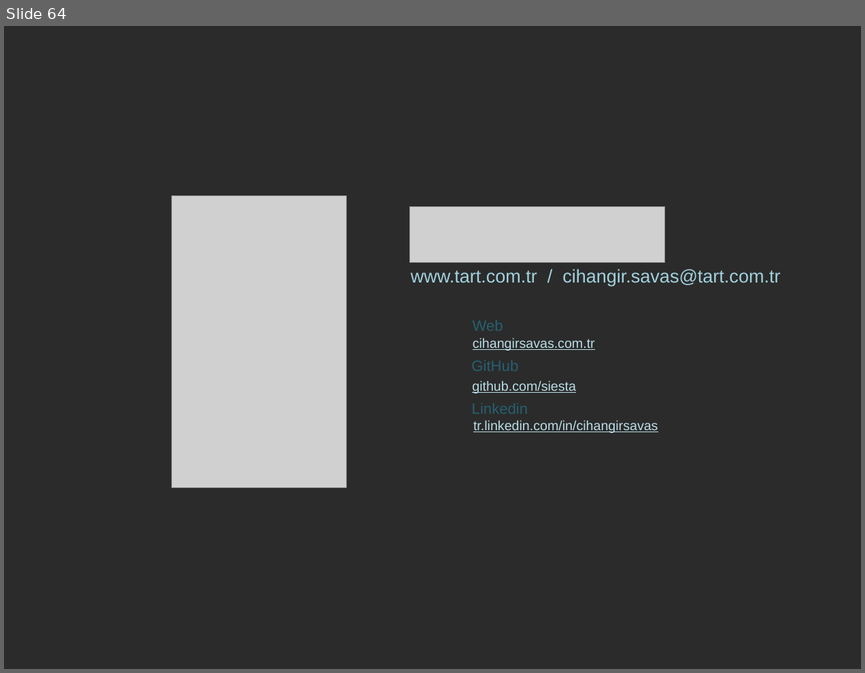
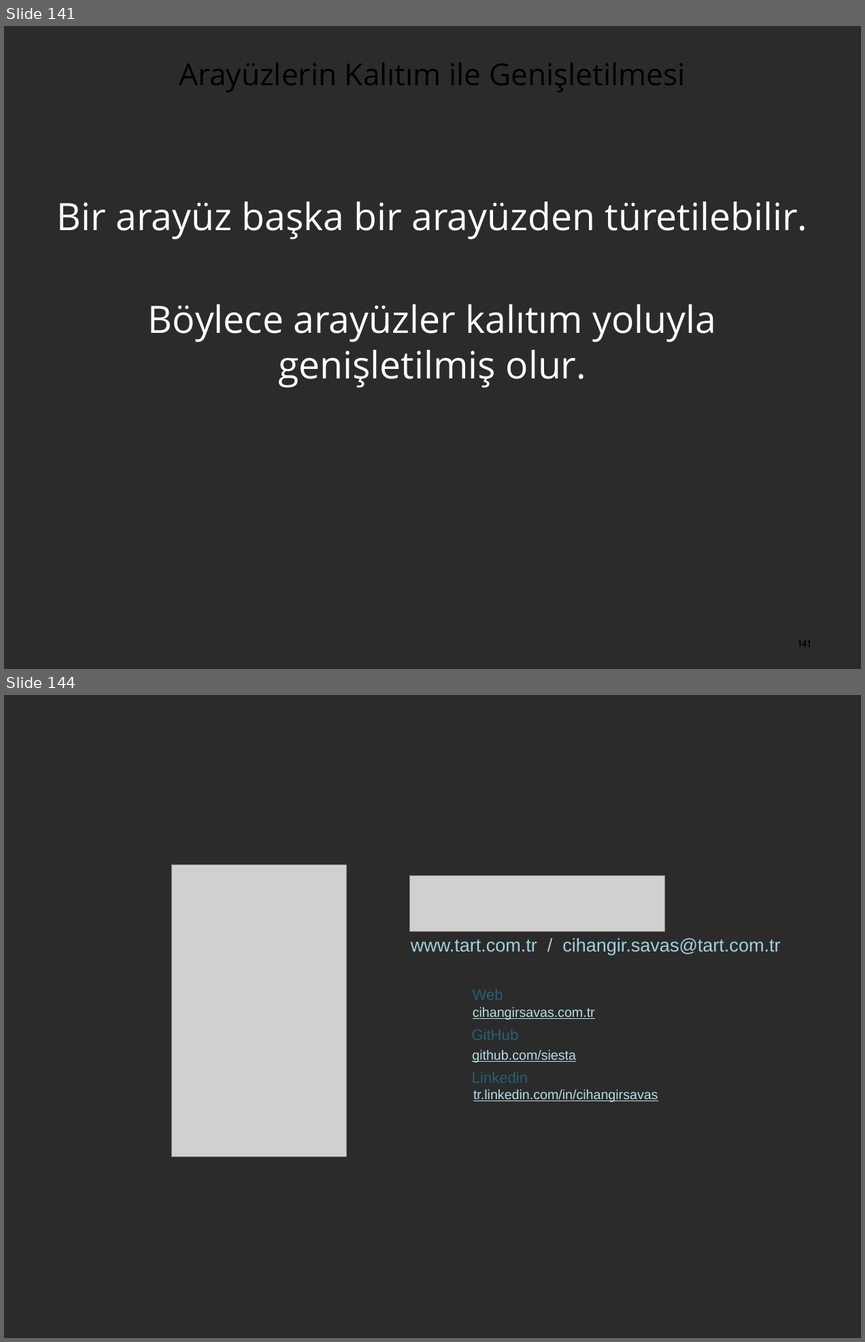
Before and after one commit to cihangir/summer-camp, a slide deck: SW101/SW101.odp. Shown one above the other, each under a label of ours: slide 64 before the commit, slides 141 and 144 after it; the slides between them are not shown. The pictures are 865x673 and 865x1342 pixels, drawn with LibreOffice and Linux fonts; fonts in the diff are those of the drawing; grey boxes stand for pictures; background and template pictures are left out; a plain dark background stands for a picture behind light text. Boxes give left, top, right and bottom in pixels: in the first picture for what was removed or moved away, otherwise in the second. Text is boxed around its words. In the diff, an @@ line names an element or a change of style, - is before the commit and + after.

```diff
--- a/SW101/SW101.odp
+++ b/SW101/SW101.odp
@@ slide 141 added at (x1=4, y1=26, x2=861, y2=669), background picture (left out) @@
@@ title added at (x1=179, y1=63, x2=685, y2=92), 36 pt, text #000000 @@
+Arayüzlerin Kalıtım ile Genişletilmesi
@@ text added at (x1=57, y1=201, x2=808, y2=388), 45 pt, text #FFFFFF @@
+Bir arayüz başka bir arayüzden türetilebilir.
+Böylece arayüzler kalıtım yoluyla genişletilmiş olur.
@@ page number added at (x1=798, y1=640, x2=811, y2=647), 12 pt, text #000000 @@
+141
@@ what was slide 64 is now slide 144 @@
```
Also in this commit, not shown: 1 slide changed, 80 other slides added, 1 slide removed.
